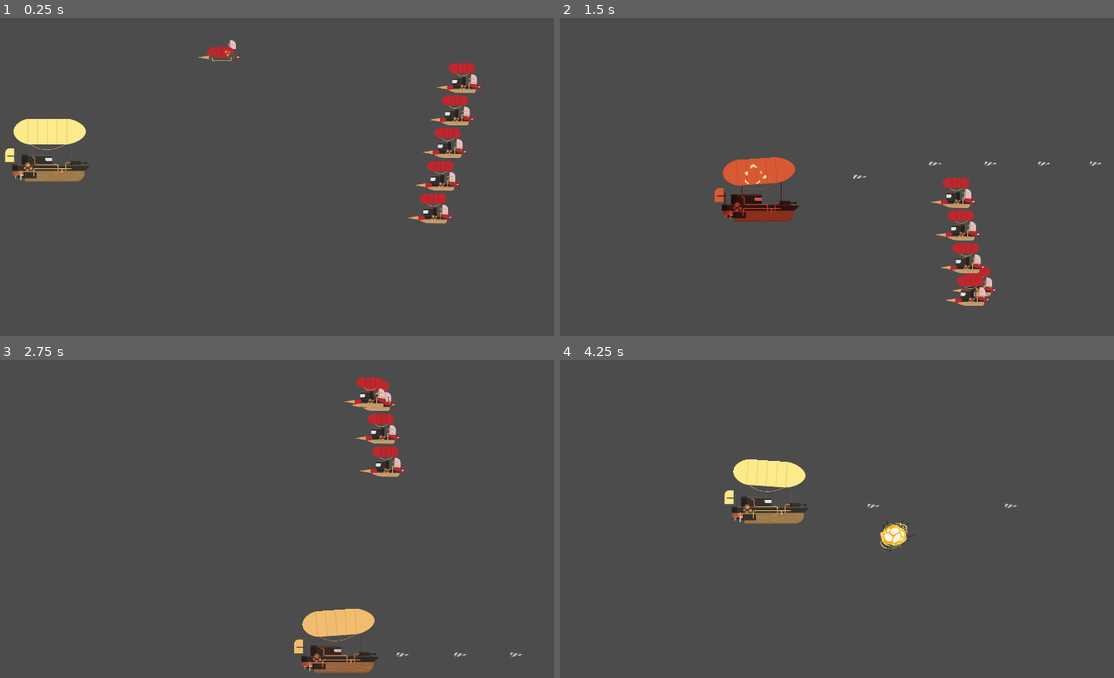
Above: before the commit, frames 1-4 (two rows, left to right).
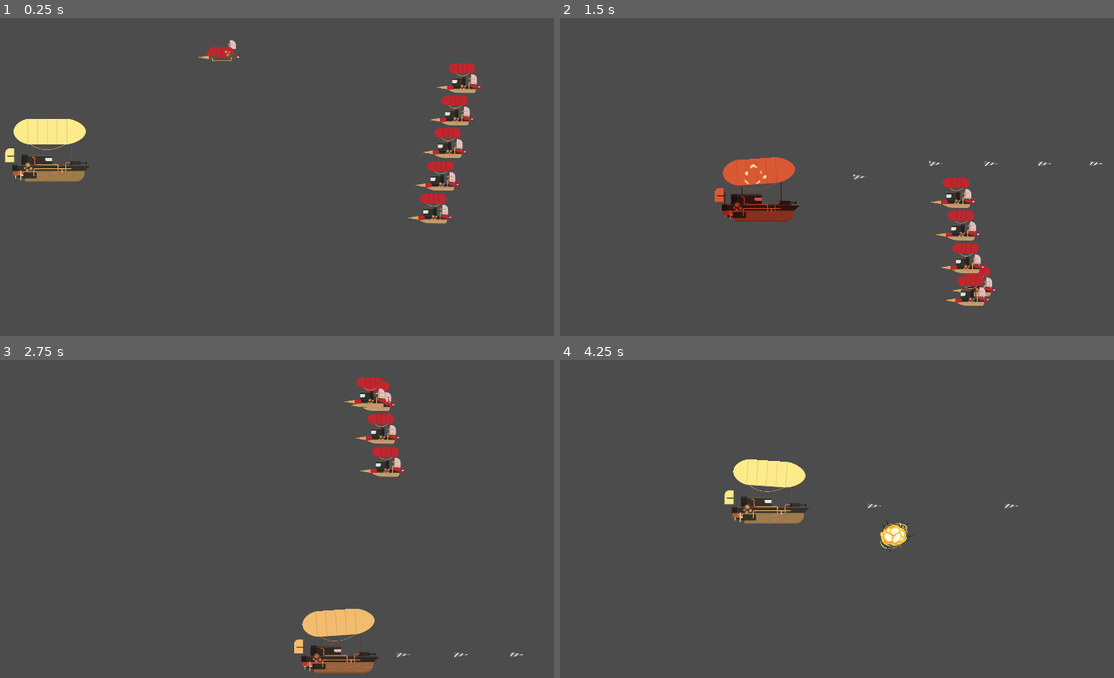
Above: after the commit, the same moments.

Repository: platzi/taller-godot-arkanet
Game: Godot game, scene res://Scenes/Nivel1.tscn
The game is run twice, just before and just after one commit, with the same random seed, the same clock (stepped at 60 frames per second) and the same inputs.
Inputs (mouse positions are in pixels of both pictures, inside the frame that each line leads up to):
- Up to frame 1 (0.25 s): no input
- Up to frame 2 (1.5 s): move the mouse to (936, 138) at 0.52 s; press the mouse at (936, 138) at 0.53 s; hold D (move_right) 0.53-1.28 s; move the mouse to (665, 177) at 1.27 s; release the mouse at (665, 177) at 1.28 s; hold S (move_down) from 1.28 s (still down); click (665, 177) at 1.35 s
- Up to frame 3 (2.75 s): move the mouse to (299, 420) at 2.02 s; release S (move_down) at 2.03 s; press the mouse at (299, 420) at 2.03 s; hold D (move_right) from 2.03 s (still down)
- Up to frame 4 (4.25 s): move the mouse to (764, 569) at 2.77 s; release D (move_right) at 2.78 s; release the mouse at (764, 569) at 2.78 s; hold W (move_up) 2.78-3.53 s; click (764, 569) at 2.85 s; move the mouse to (986, 553) at 3.52 s; press the mouse at (986, 553) at 3.53 s; hold A (move_left) from 3.53 s (still down)

The runs differ from the first frame. In frame 1, less than 0.1% of the frame differs, in the area x 1-42%, y 10-51%; in frame 2, 0.1%, in the area x 27-98%, y 45-63%; in frame 3, less than 0.1%; in frame 4, less than 0.1%.

Commit message:
Clase 11 - Usando singletons

Diff:
--- a/Scenes/Disparo.tscn
+++ b/Scenes/Disparo.tscn
@@ -62,7 +62,7 @@
 [node name="AnimatedSprite" type="AnimatedSprite" parent="."]
 frames = SubResource( 8 )
 animation = "disparo"
-frame = 5
+frame = 1
 playing = true
 
 [node name="CollisionShape2D" type="CollisionShape2D" parent="."]
--- a/Scenes/EnemigoDirigido.tscn
+++ b/Scenes/EnemigoDirigido.tscn
@@ -103,11 +103,12 @@
 
 [node name="EnemigoDirigido" type="Area2D" groups=["enemigo"]]
 script = ExtResource( 2 )
+puntos = 100
 
 [node name="AnimatedSprite" type="AnimatedSprite" parent="."]
 frames = SubResource( 7 )
 animation = "idle"
-frame = 3
+frame = 1
 playing = true
 
 [node name="CollisionShape2D" type="CollisionShape2D" parent="."]
--- a/Scenes/Personaje.tscn
+++ b/Scenes/Personaje.tscn
@@ -206,7 +206,7 @@
 position = Vector2( -6, 26 )
 frames = SubResource( 7 )
 animation = "idle"
-frame = 3
+frame = 4
 playing = true
 
 [node name="Globo" type="Sprite" parent="."]
--- a/Scripts/Disparo.gd
+++ b/Scripts/Disparo.gd
@@ -5,5 +5,6 @@
 
 func _on_Area2D_area_entered(area):
 	if area.is_in_group("enemigo"):
+		Global.add_puntos(area.puntos)
 		area.set_explosion()
 	pass # Replace with function body.
--- a/Scripts/Enemigo.gd
+++ b/Scripts/Enemigo.gd
@@ -1,5 +1,6 @@
 extends Area2D
 
+export (int) var puntos = 50
 
 func set_explosion():
 	collision_mask = 0
--- a/Scripts/EnemigoDirigido.gd
+++ b/Scripts/EnemigoDirigido.gd
@@ -1,6 +1,7 @@
 extends Area2D
 
 export (int) var velocidad = 500
+export (int) var puntos = 50
 
 onready var personaje = get_tree().get_nodes_in_group("personaje")
 
--- /dev/null
+++ b/Scripts/Global.gd
@@ -0,0 +1,16 @@
+extends Node
+
+
+var puntos = 0
+var vidas = 3
+
+func remove_vida():
+	if vidas > 1:
+		vidas -= 1
+	else:
+		print("Perdiste")
+	print("Vidas: "+String(vidas))
+
+func add_puntos(valor):
+	puntos += valor
+	print("Puntos: "+String(puntos))
--- a/Scripts/Personaje.gd
+++ b/Scripts/Personaje.gd
@@ -39,6 +39,7 @@
 	movimiento = move_and_slide(movimiento)
 
 func take_damage():
+	Global.remove_vida()
 	$AnimationPlayer.play("take_damage")
 
 func _on_Timer_timeout():
--- a/project.godot
+++ b/project.godot
@@ -13,6 +13,10 @@
 config/name="Arkanet"
 run/main_scene="res://Scenes/Nivel1.tscn"
 config/icon="res://icon-arkanet.png"
+
+[autoload]
+
+Global="*res://Scripts/Global.gd"
 
 [display]
 
